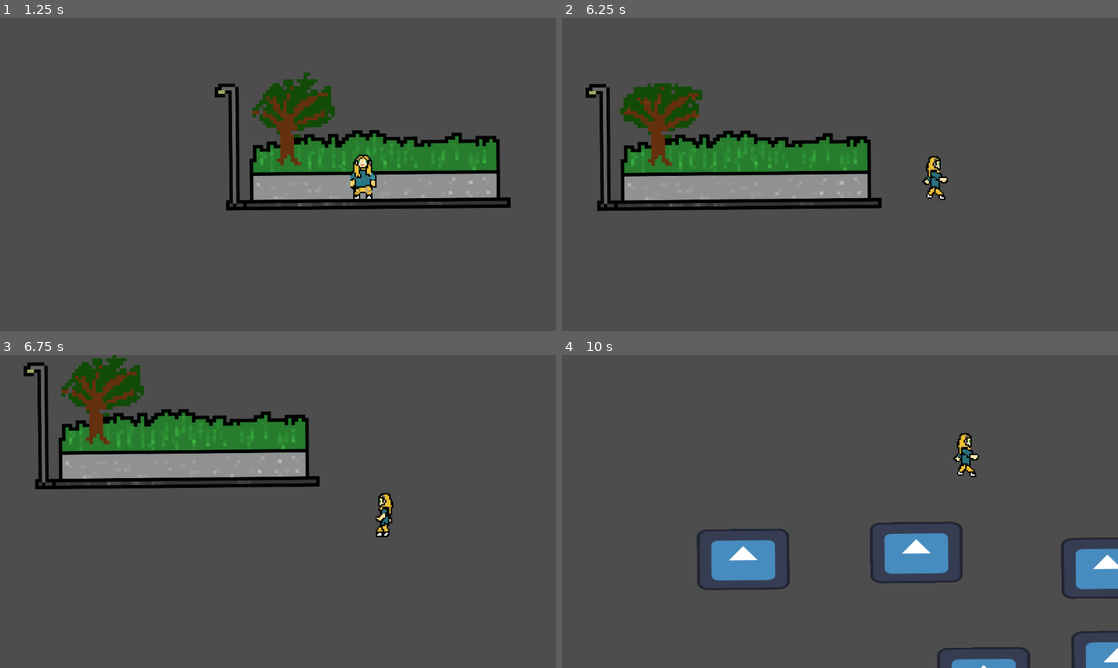
Above: before the commit, frames 1-4 (two rows, left to right).
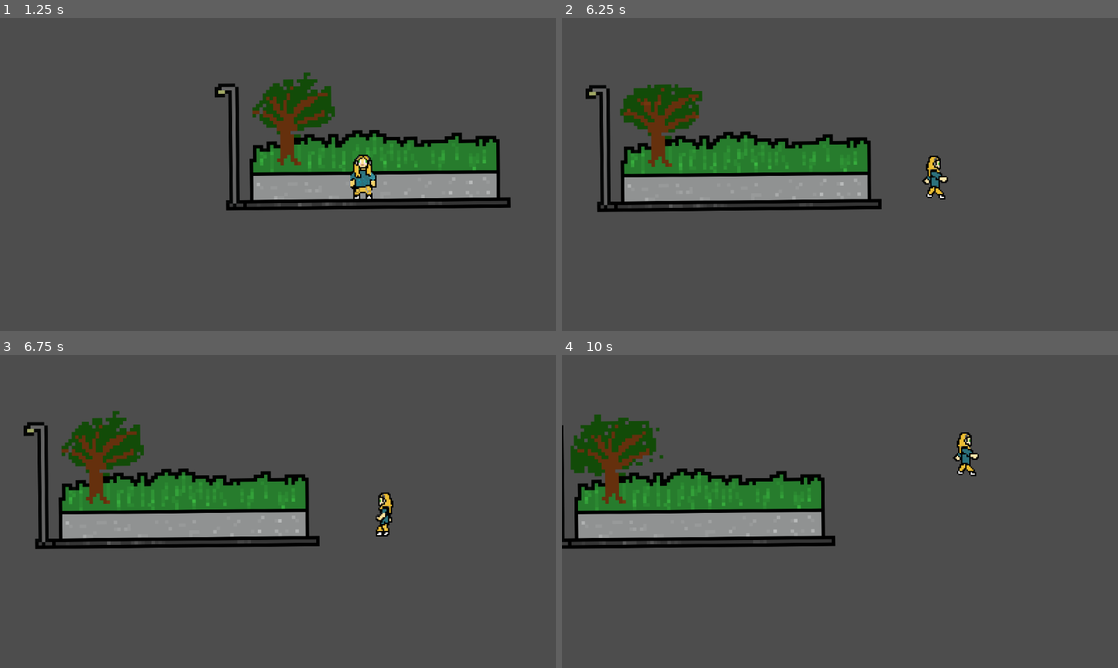
Above: after the commit, the same moments.

Repository: TalesMarc/AngelaCultoRepository
Game: Godot game, scene res://inicio.tscn
Same seed, same stepped clock (60 frames per second), same inputs: the game is played once before the commit and once after it. The engine's default icon, where the game draws it, is replaced by a stand-in: a white triangle on a blue panel in a dark square.
Inputs:
- Up to frame 1 (1.25 s): click "Play" at 0.5 s
- Up to frame 2 (6.25 s): hold D (move_right) 1.28-2.78 s; tap Space (jump) at 1.52, 2.27, 3.77, 4.52, 5.27 s; hold A (move_left) 2.78-3.53 s; hold D (move_right) 3.53-5.03 s; hold A (move_left) 5.03-5.78 s; hold D (move_right) from 5.78 s (still down)
- Up to frame 3 (6.75 s): release D (move_right) at 6.53 s; hold A (move_left) from 6.53 s (still down)
- Up to frame 4 (10 s): tap Space (jump) at 6.77, 7.52, 8.27, 9.77 s; release A (move_left) at 8.03 s; hold D (move_right) from 8.03 s (still down)

Frame 1 is identical in both runs. In frame 2, 2.1% of the frame differs, in the area x 4-70%, y 20-62%; in frame 3, 21%, in the area x 4-71%, y 0-62%; in frame 4, 18%.

Commit message:
Atualização manual - 2025-05-16 18:46:16

Diff:
--- a/node_2d.tscn
+++ b/node_2d.tscn
@@ -35,7 +35,7 @@
 size = Vector2(128.236, 125.902)
 
 [sub_resource type="RectangleShape2D" id="RectangleShape2D_q6r6c"]
-size = Vector2(455.693, 53.1333)
+size = Vector2(801.84, 53.1333)
 
 [sub_resource type="SpriteFrames" id="SpriteFrames_7plk7"]
 animations = [{
@@ -169,6 +169,12 @@
 sprite_frames = SubResource("SpriteFrames_7plk7")
 frame_progress = 0.0539517
 script = ExtResource("14_2u7jv")
+
+[node name="CollisionShape2D2" type="CollisionShape2D" parent="StaticBody2D4"]
+position = Vector2(296.815, 171.955)
+rotation = 3.14159
+scale = Vector2(0.0835413, -1.04068)
+shape = SubResource("RectangleShape2D_q6r6c")
 
 [node name="CharacterBody2D2" type="CharacterBody2D" parent="."]
 position = Vector2(-4, 3)
